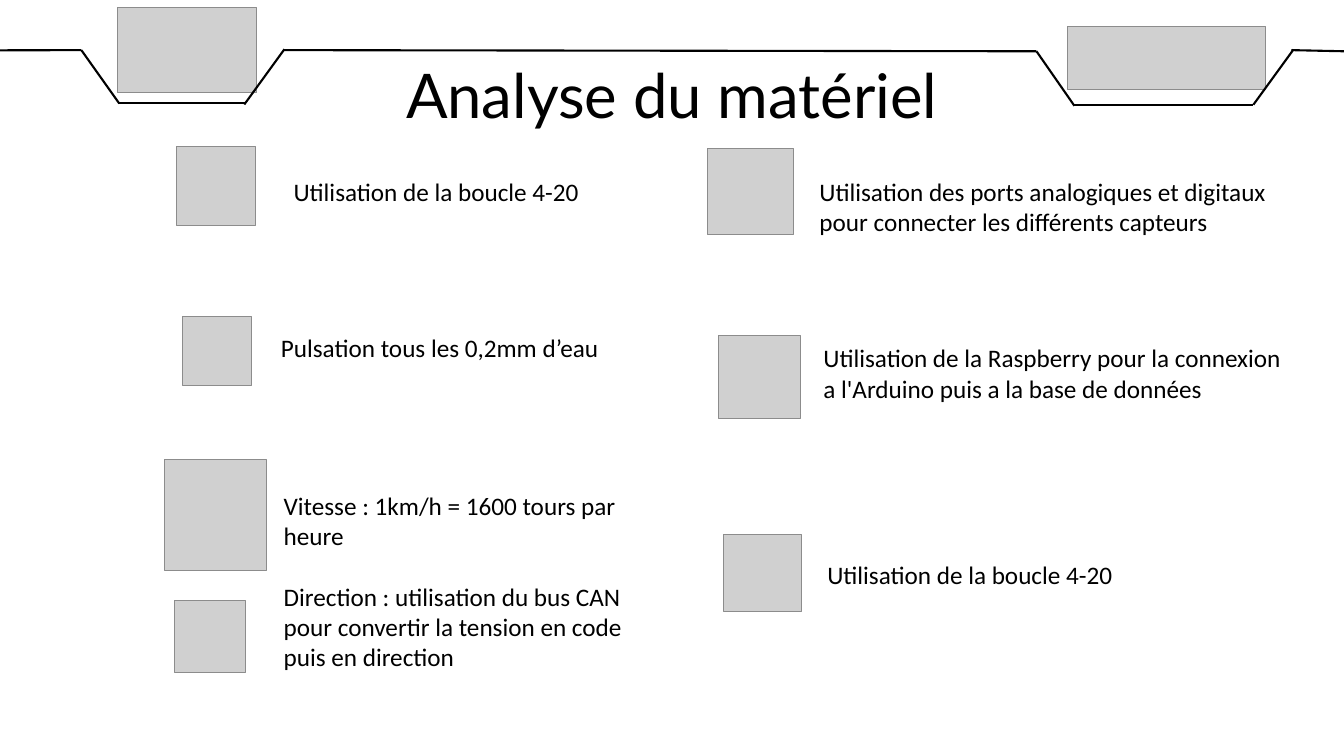
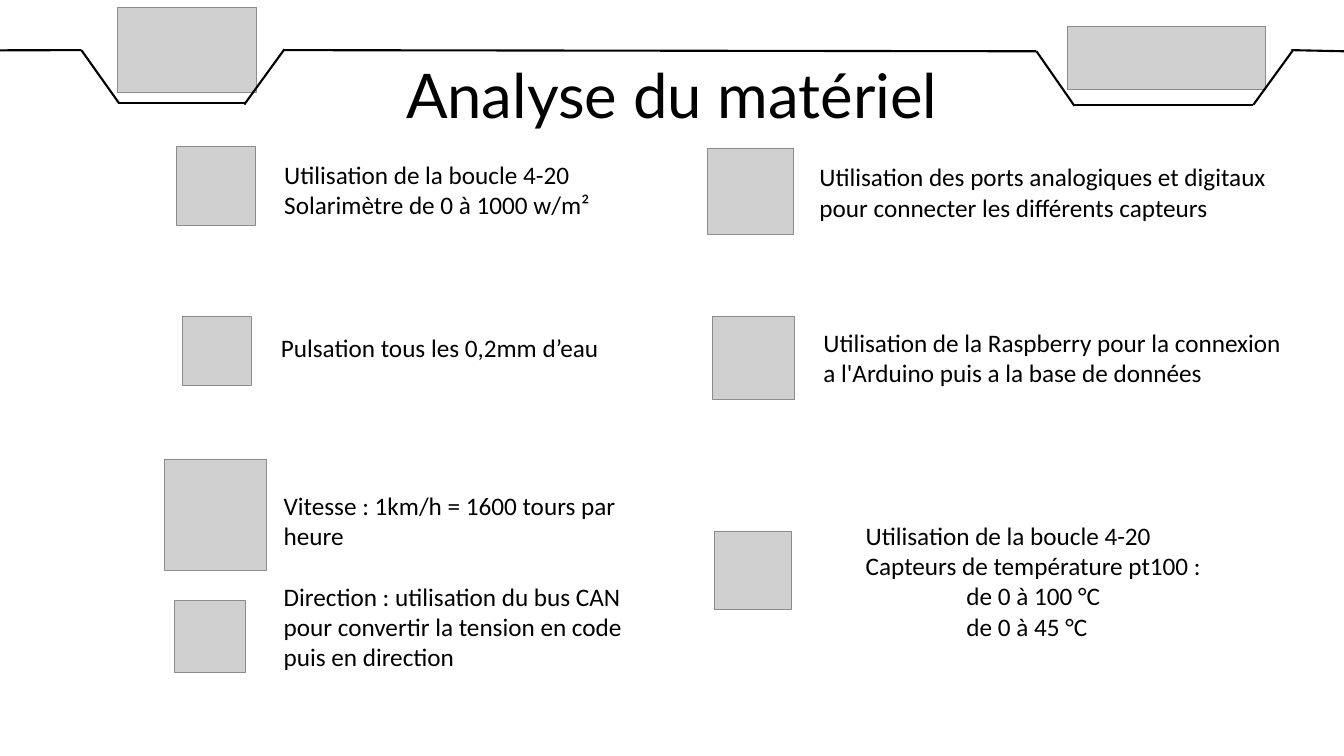
Before and after one commit to DylanChe/SupervisionSerre, a slide deck: slide 8 of oral_projet/revue_2/diaporama_revue_2_samuel.pptx. Drawn at 1344x756 pixels with LibreOffice and Linux fonts; fonts in the diff are those of the drawing; grey boxes stand for pictures. Boxes give left, top, right and bottom in pixels: in the first picture for what was removed or moved away, otherwise in the second. Text is boxed around its words. In the diff, an @@ line names an element or a change of style, - is before the commit and + after.

```diff
--- a/oral_projet/revue_2/diaporama_revue_2_samuel.pptx
+++ b/oral_projet/revue_2/diaporama_revue_2_samuel.pptx
@@ text "Utilisation de la boucle 4-20": place and size @@
-text "Utilisation de la boucle 4-20" at (294, 183, 578, 202)
+text "Utilisation de la boucle 4-20" at (284, 166, 589, 215)
@@ text "Utilisation des ports analogiques et ...": place and size @@
-text "Utilisation des ports analogiques et ..." at (819, 183, 1265, 235)
+text "Utilisation des ports analogiques et ..." at (819, 168, 1265, 221)
@@ text at (284, 194, 589, 215): paragraph added @@
+Solarimètre de 0 à 1000 w/m²
@@ picture: place and size @@
-picture at (719, 336, 802, 418)
+picture at (713, 317, 796, 399)
@@ text "Utilisation de la Raspberry pour ...": place and size @@
-text "Utilisation de la Raspberry pour ..." at (823, 349, 1280, 402)
+text "Utilisation de la Raspberry pour ..." at (823, 334, 1280, 386)
@@ picture: place and size @@
-picture at (724, 534, 802, 612)
+picture at (715, 532, 792, 610)
@@ text "Utilisation de la boucle 4-20": place and size @@
-text "Utilisation de la boucle 4-20" at (827, 566, 1112, 585)
+text "Utilisation de la boucle 4-20" at (866, 527, 1188, 636)
@@ text at (866, 557, 1188, 636): paragraphs added @@
+Capteurs de température pt100 :
+de 0 à 100 °C
+de 0 à 45 °C
```
Also in this commit, not shown: 3 other slides changed, 1 slide added, 1 slide removed.
